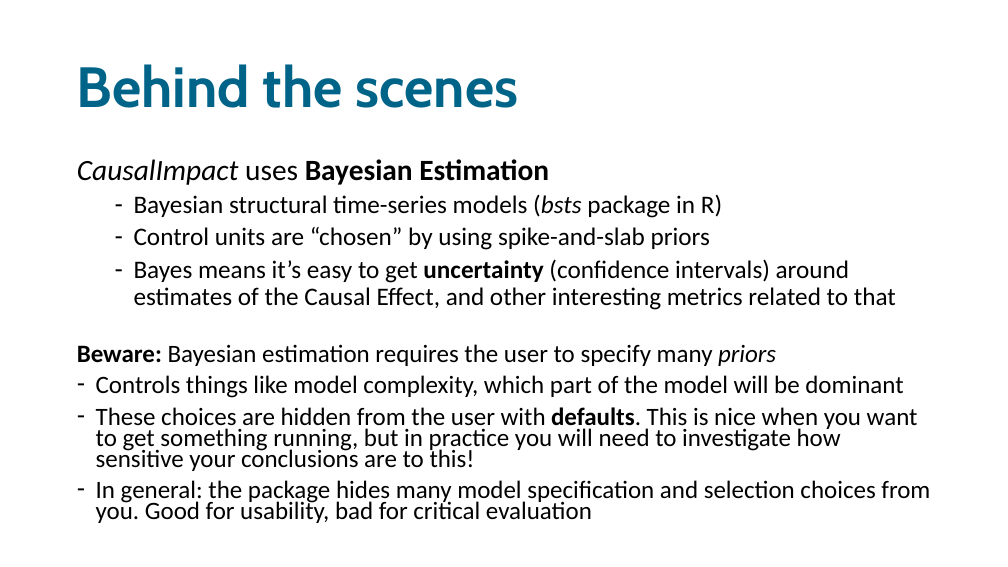
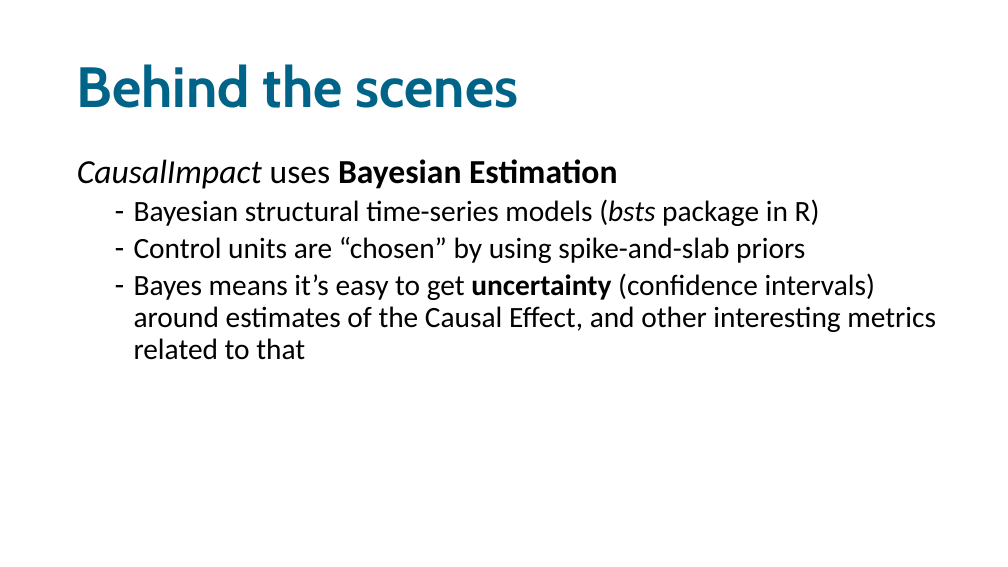
Before and after one commit to sodascience/workshop_causal_impact_assessment, a slide deck: slide 26 of lectures/04_causal_impact/causal_impact.pptx (slide 24 before the commit). Drawn at 1008x567 pixels with LibreOffice and Linux fonts; fonts in the diff are those of the drawing. Boxes give left, top, right and bottom in pixels: in the first picture for what was removed or moved away, otherwise in the second. Text is boxed around its words. In the diff, an @@ line names an element or a change of style, - is before the commit and + after.

Commit message:
causal impact and ITS cleaned

```diff
--- a/lectures/04_causal_impact/causal_impact.pptx
+++ b/lectures/04_causal_impact/causal_impact.pptx
@@ text "CausalImpact uses Bayesian Estimation" at [77,159,936,360]: size 28 to 32 pt in "CausalImpact uses Bayesian Estimation"; size 24 to 28 pt in "Bayesian structural time-series models (bsts package in ...", "Control units are “chosen” by using spike-and-slab ...", "Bayes means it’s easy to get uncertainty ..." @@
@@ text removed at [77,344,930,523] @@
-Beware: Bayesian estimation requires the user to specify many priors
-– Controls things like model complexity, which part of the model will be dominant
-– These choices are hidden from the user with defaults. This is nice when you want to get something running, but in practice you will need to investigate how sensitive your conclusions are to this!
-– In general: the package hides many model specification and selection choices from you. Good for usability, bad for critical evaluation
```
Also in this commit, not shown: 10 other slides changed, 5 slides added, 1 slide removed, 3 other files.
